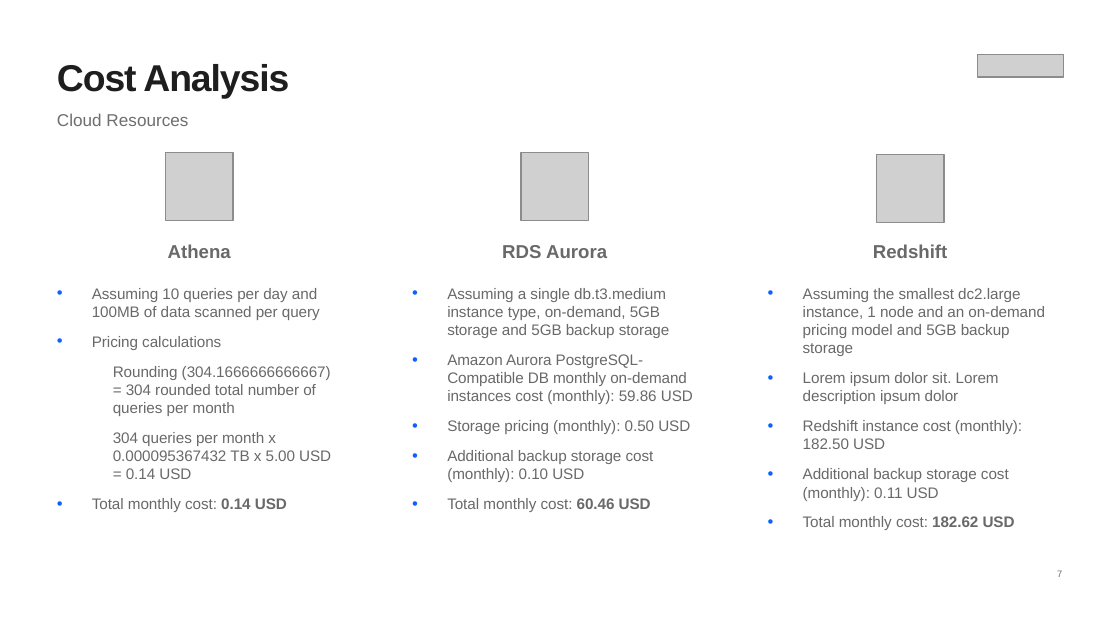
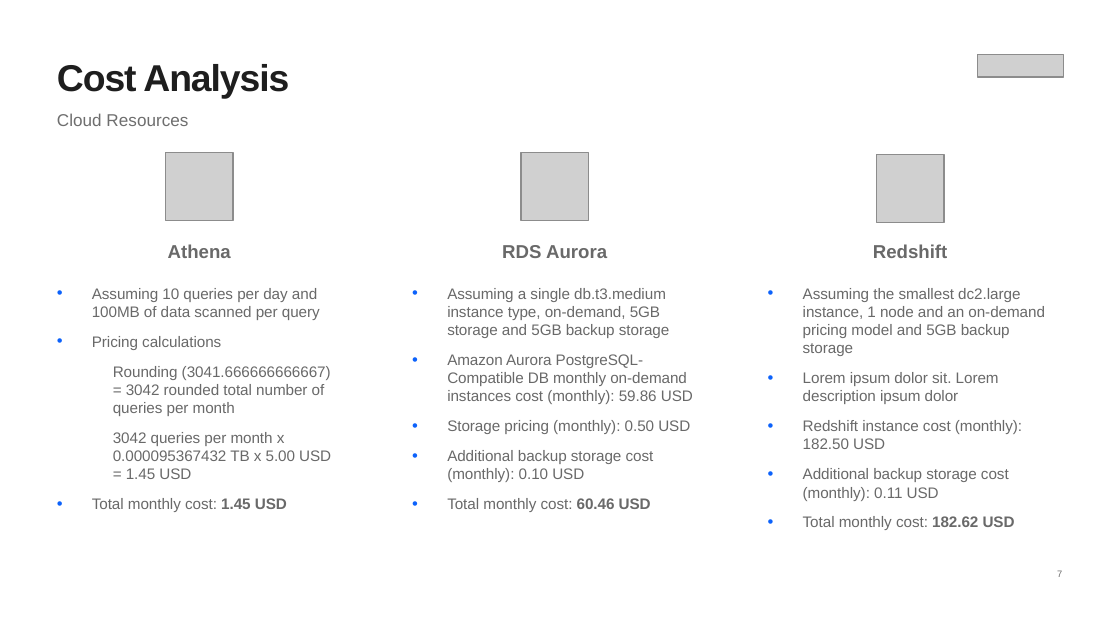
Before and after one commit to michalsicak/cloudDEacad-capstone-uk, a slide deck: slide 7 of Coranavirus Capstone Project.pptx. Drawn at 1120x630 pixels with LibreOffice and Linux fonts; fonts in the diff are those of the drawing; grey boxes stand for pictures. Boxes give left, top, right and bottom in pixels: in the first picture for what was removed or moved away, otherwise in the second. Text is boxed around its words. In the diff, an @@ line names an element or a change of style, - is before the commit and + after.

```diff
--- a/Coranavirus Capstone Project.pptx
+++ b/Coranavirus Capstone Project.pptx
@@ text at (x1=92, y1=366, x2=331, y2=512): text changed @@
-  Rounding (304.1666666666667) = 304 rounded total number of queries per month
-  304 queries per month x 0.000095367432 TB x 5.00 USD = 0.14 USD
-• Total monthly cost: 0.14 USD
+  Rounding (3041.666666666667) = 3042 rounded total number of queries per month
+  3042 queries per month x 0.000095367432 TB x 5.00 USD = 1.45 USD
+• Total monthly cost: 1.45 USD
```
